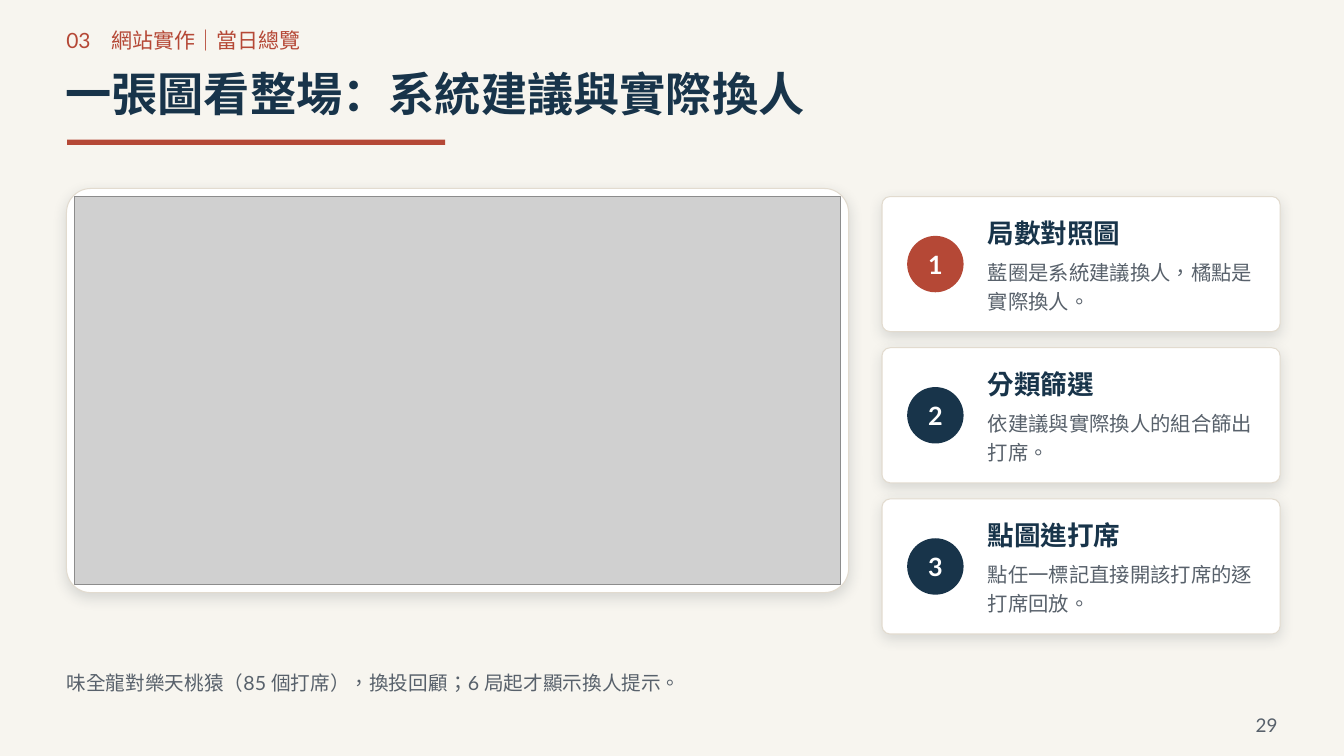
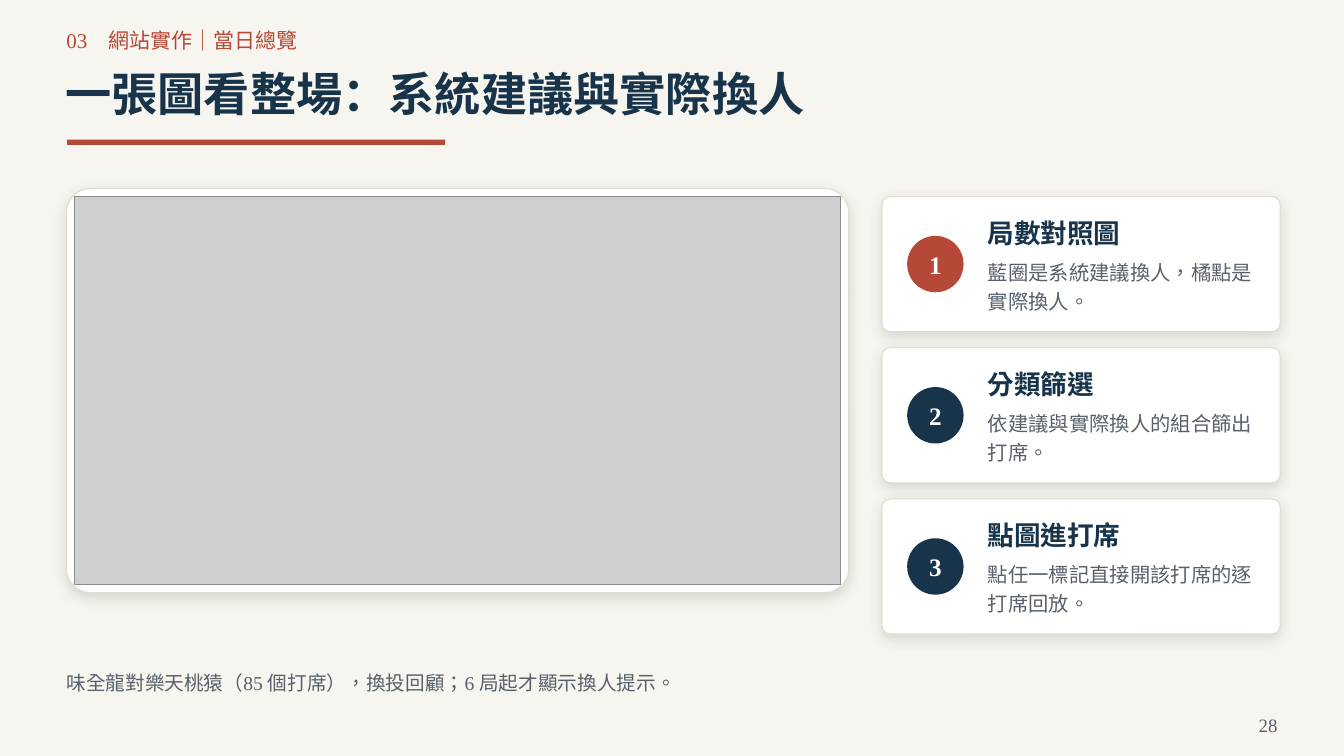
Before and after one commit to Da-Xiong-Chen/baseball_project, a slide deck: slide 28 of presentations/competition-2026/sync-20261115/一球兩面_臨場用人決策_2026球季版_38頁.pptx (slide 29 before the commit). Drawn at 1344x756 pixels with LibreOffice and Linux fonts; fonts in the diff are those of the drawing; grey boxes stand for pictures. Boxes give left, top, right and bottom in pixels: in the first picture for what was removed or moved away, otherwise in the second. Text is boxed around its words. In the diff, an @@ line names an element or a change of style, - is before the commit and + after.

```diff
--- a/presentations/competition-2026/sync-20261115/一球兩面_臨場用人決策_2026球季版_38頁.pptx
+++ b/presentations/competition-2026/sync-20261115/一球兩面_臨場用人決策_2026球季版_38頁.pptx
@@ font Lato to Times New Roman in 5 elements at (66, 29, 297, 51), (907, 236, 964, 292), (907, 387, 964, 444), (907, 538, 964, 595), (66, 673, 675, 692) @@
@@ text at (1259, 719, 1278, 732): text changed; font Lato to Times New Roman @@
-29
+28
```
Also in this commit, not shown: 37 other slides changed, 3 other files.
